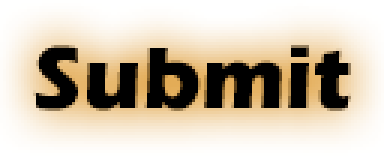
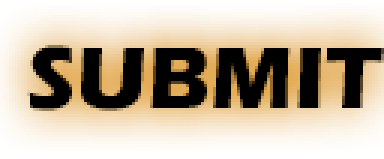
Revision of a layered 384px x 159px image; what changed, layer by layer:
renamed "Submit" to "SUBMIT", painted on it over (27, 45, 384, 111)
